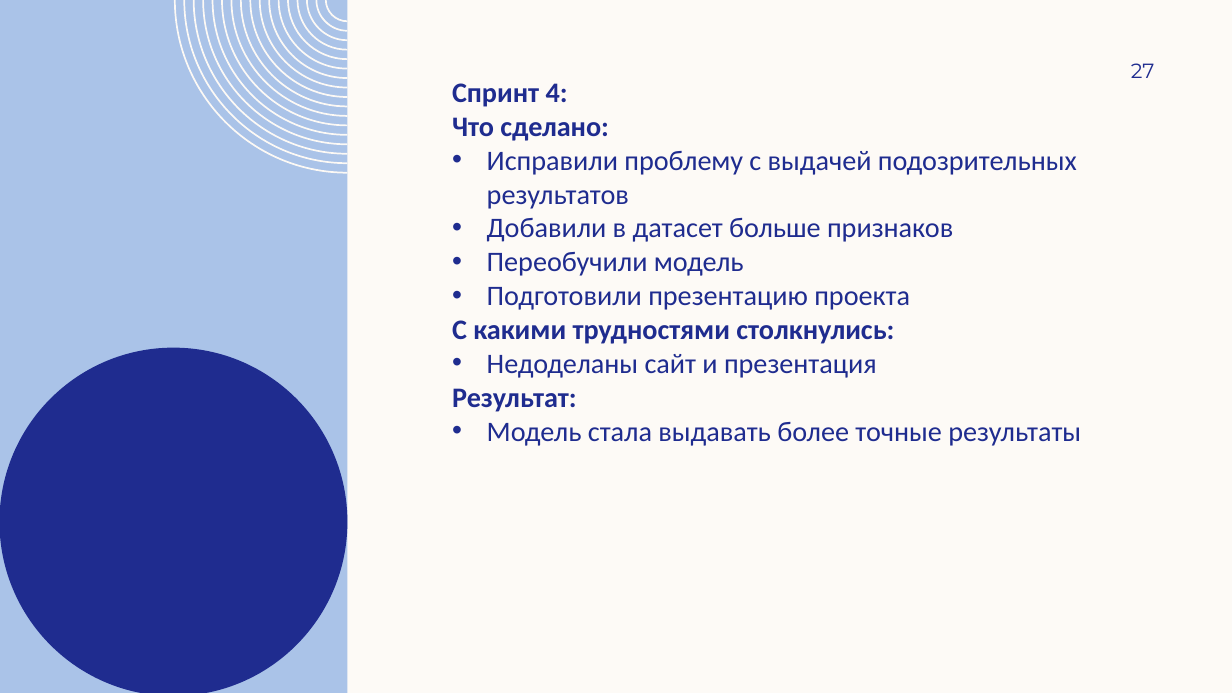
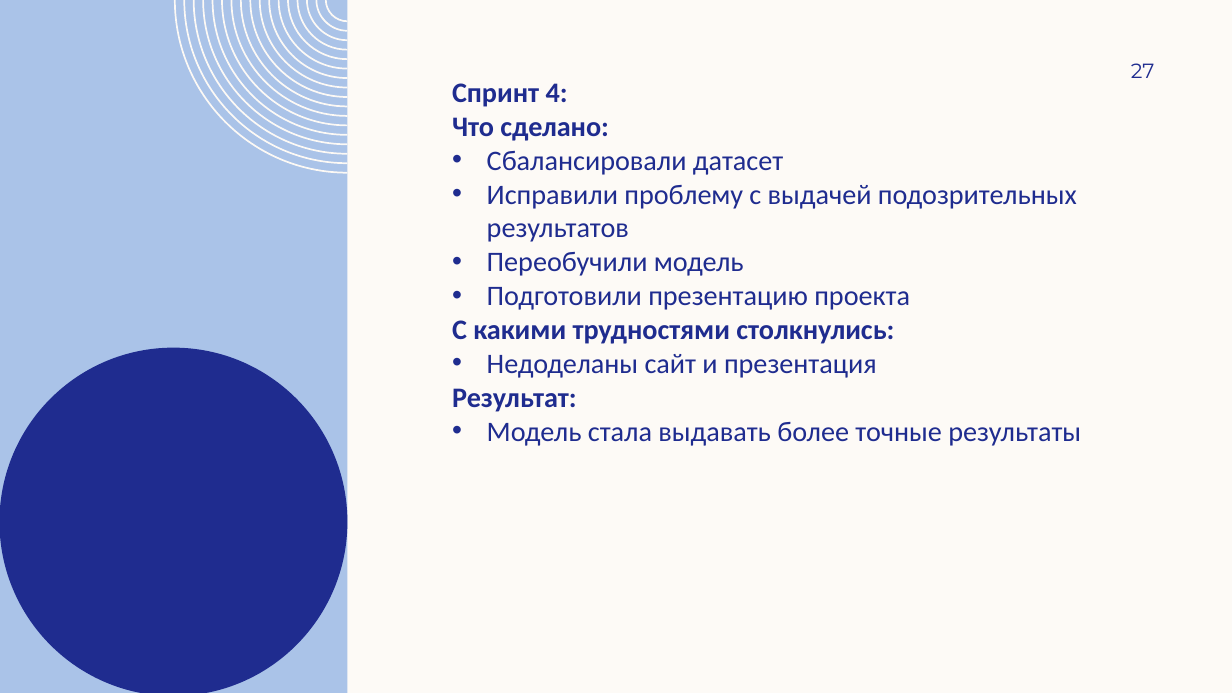
Before and after one commit to andreyilych/cs2valvesoftware, a slide deck: slide 27 of анализатор подозрительности доменных имен (DNS).pptx. Drawn at 1232x693 pixels with LibreOffice and Linux fonts; fonts in the diff are those of the drawing; background and template pictures are left out. Boxes give left, top, right and bottom in pixels: in the first picture for what was removed or moved away, otherwise in the second. Text is boxed around its words. In the diff, an @@ line names an element or a change of style, - is before the commit and + after.

```diff
--- a/анализатор подозрительности доменных имен (DNS).pptx
+++ b/анализатор подозрительности доменных имен (DNS).pptx
@@ text at (487, 151, 783, 175): paragraph added @@
+• Сбалансировали датасет
@@ text at (487, 218, 953, 242): paragraph removed @@
-• Добавили в датасет больше признаков
```
Also in this commit, not shown: 4 other slides changed.
